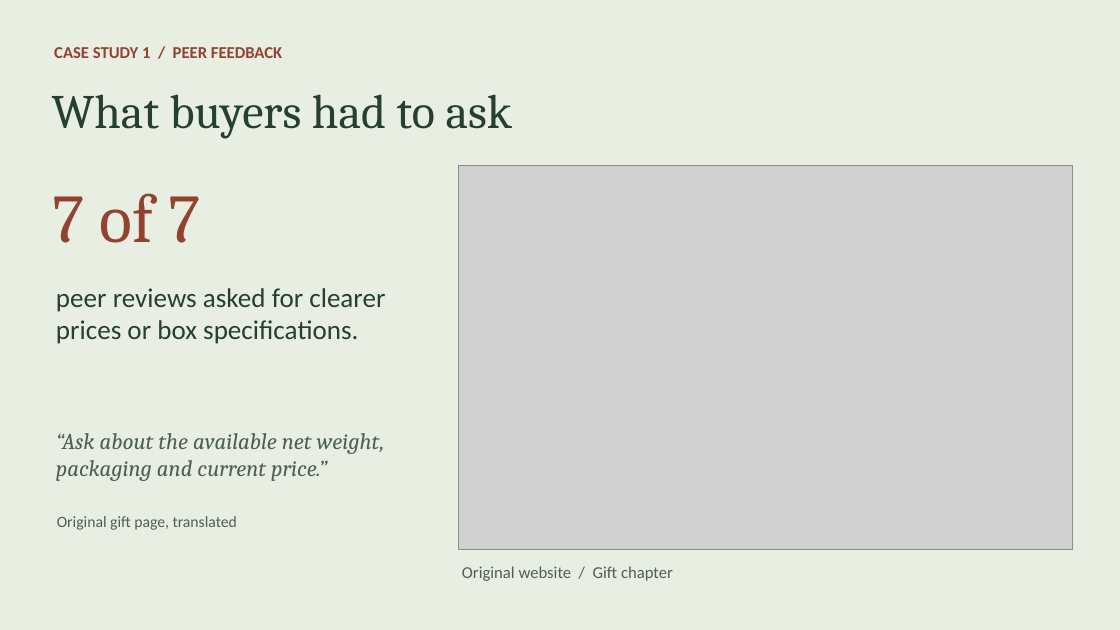
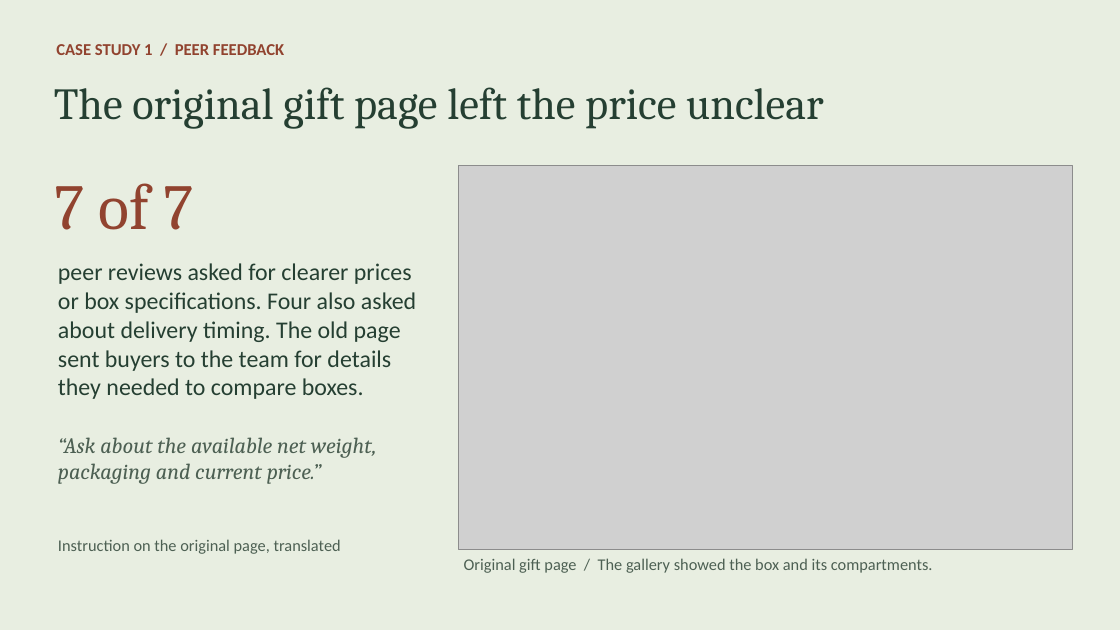
Before and after one commit to jiang4wqy/ba4043-changjian-lychee, a slide deck: slide 2 of 课堂展示.pptx. Drawn at 1120x630 pixels with LibreOffice and Linux fonts; fonts in the diff are those of the drawing; grey boxes stand for pictures. Boxes give left, top, right and bottom in pixels: in the first picture for what was removed or moved away, otherwise in the second. Text is boxed around its words. In the diff, an @@ line names an element or a change of style, - is before the commit and + after.

Commit message:
Sync delivered-price gift recommendations across the website and discussion slides

```diff
--- a/课堂展示.pptx
+++ b/课堂展示.pptx
@@ text at bbox=[54, 87, 824, 129]: text changed; size 41.2 to 38 pt @@
-What buyers had to ask
+The original gift page left the price unclear
@@ text "7 of 7" at bbox=[55, 183, 194, 230]: size 58.5 to 55 pt; vertical alignment middle to top @@
@@ text at bbox=[58, 263, 416, 399]: text changed; size 23.2 to 20.5 pt @@
-peer reviews asked for clearer prices or box specifications.
+peer reviews asked for clearer prices or box specifications. Four also asked about delivery timing. The old page sent buyers to the team for details they needed to compare boxes.
@@ text "“Ask about the available net ..." at bbox=[58, 437, 377, 484]: size 19.5 to 19 pt; vertical alignment middle to top @@
@@ text at bbox=[58, 539, 341, 554]: text changed; size 13.5 to 14 pt @@
-Original gift page, translated
+Instruction on the original page, translated
@@ vertical alignment middle to top in 5 elements at bbox=[56, 44, 284, 55], bbox=[58, 539, 341, 554], bbox=[58, 263, 416, 399], bbox=[54, 87, 824, 129], bbox=[464, 558, 933, 573] @@
@@ text at bbox=[464, 558, 933, 573]: text changed; size 14.2 to 14 pt @@
-Original website / Gift chapter
+Original gift page / The gallery showed the box and its compartments.
```
Also in this commit, not shown: 4 other slides changed, 7 slides added, 5 slides removed, 15 other files.
